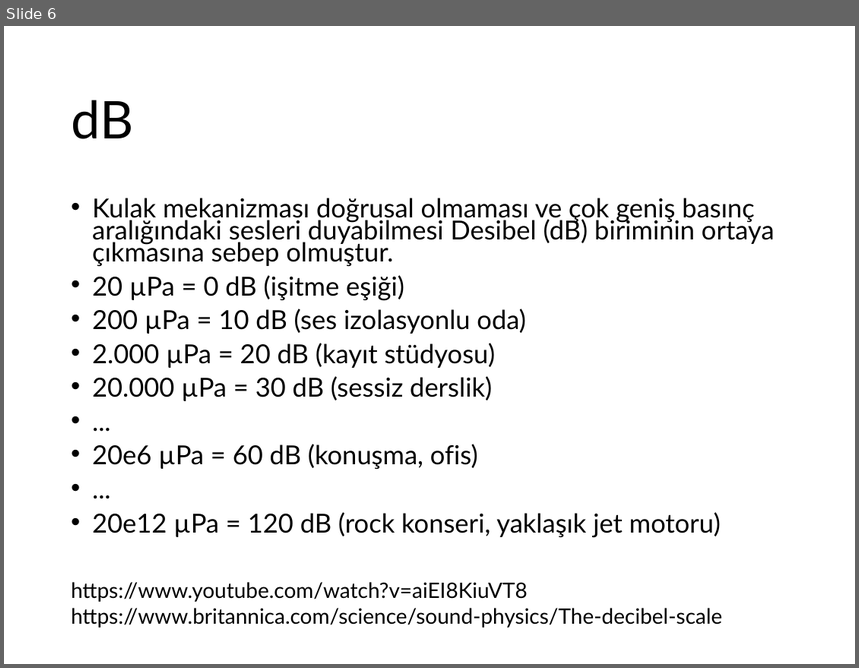
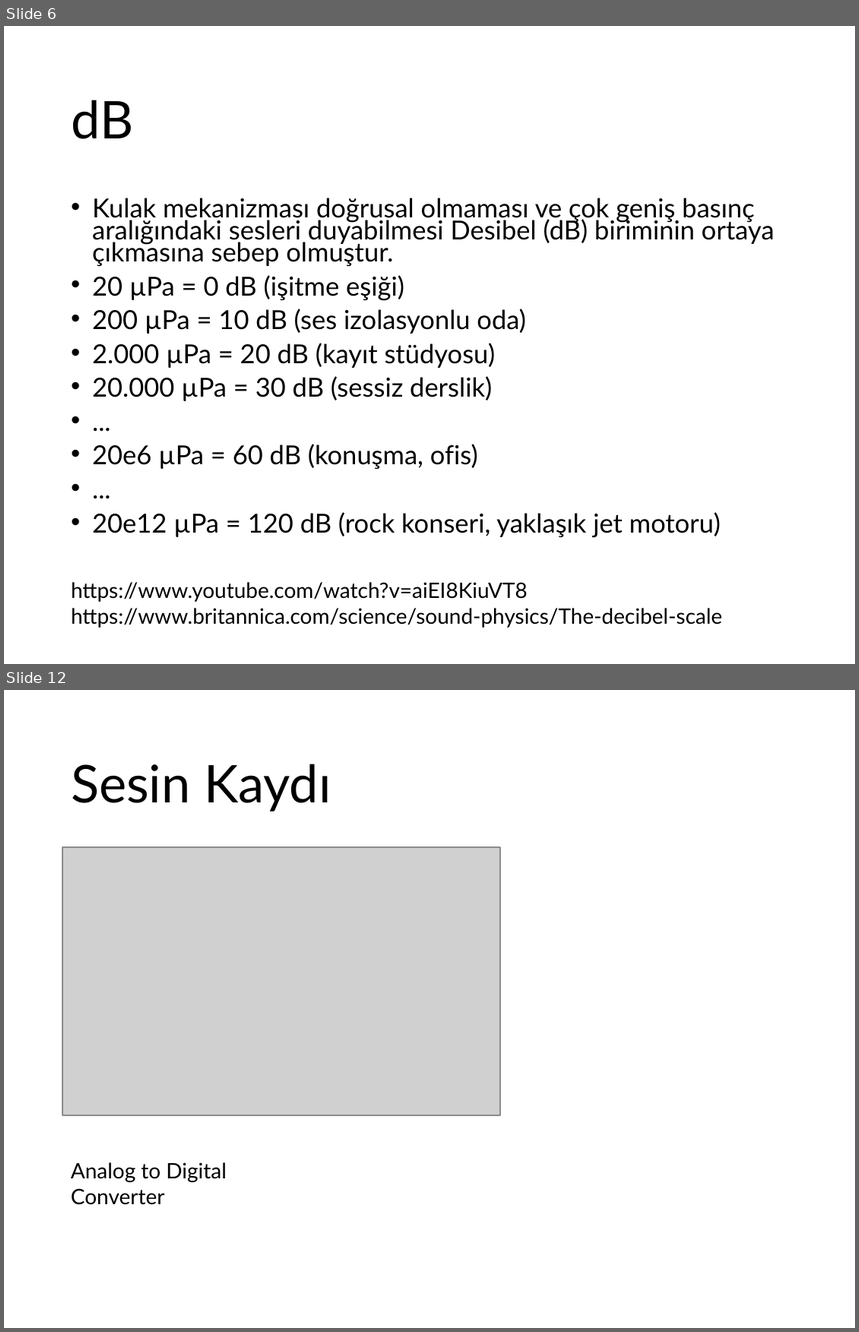
Before and after one commit to ihpar/ssi, a slide deck: slides/Slide_0.pptx. Shown one above the other, each under a label of ours: slide 6 before the commit, slides 6 and 12 after it; the slides between them are not shown. The pictures are 859x668 and 859x1332 pixels, drawn with LibreOffice and Linux fonts; fonts in the diff are those of the drawing; grey boxes stand for pictures. Boxes give left, top, right and bottom in pixels: in the first picture for what was removed or moved away, otherwise in the second. Text is boxed around its words. In the diff, an @@ line names an element or a change of style, - is before the commit and + after.

```diff
--- a/slides/Slide_0.pptx
+++ b/slides/Slide_0.pptx
@@ slide 12 added at [4,690,855,1328], background #FFFFFF @@
@@ title added at [71,764,332,812], 44 pt, text #000000 @@
+Sesin Kaydı
@@ picture added at [63,847,500,1116] @@
@@ text added at [71,1163,227,1205], 18 pt, text #000000 @@
+Analog to Digital Converter
```
Also in this commit, not shown: 9 other slides added.
